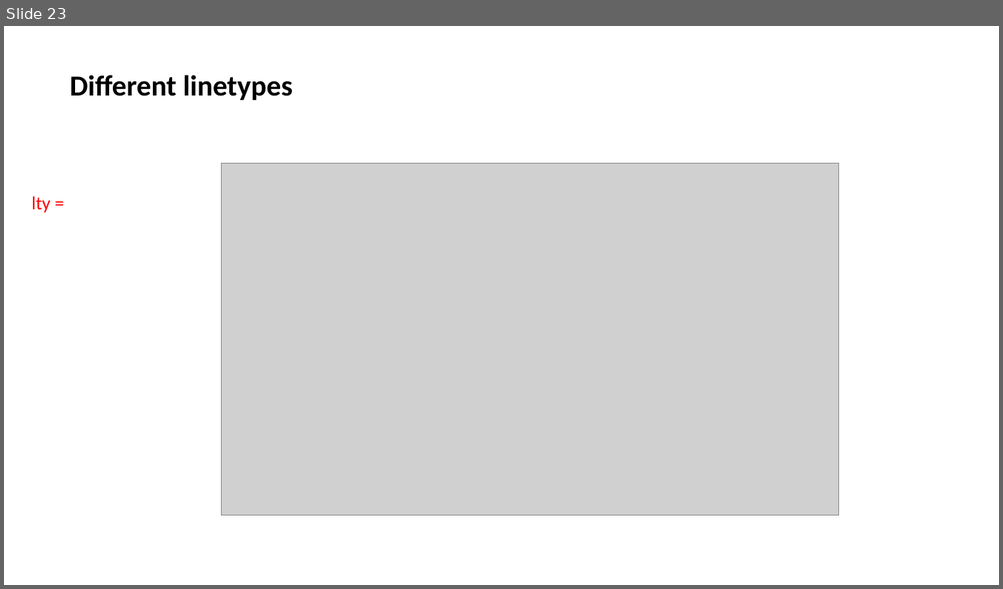
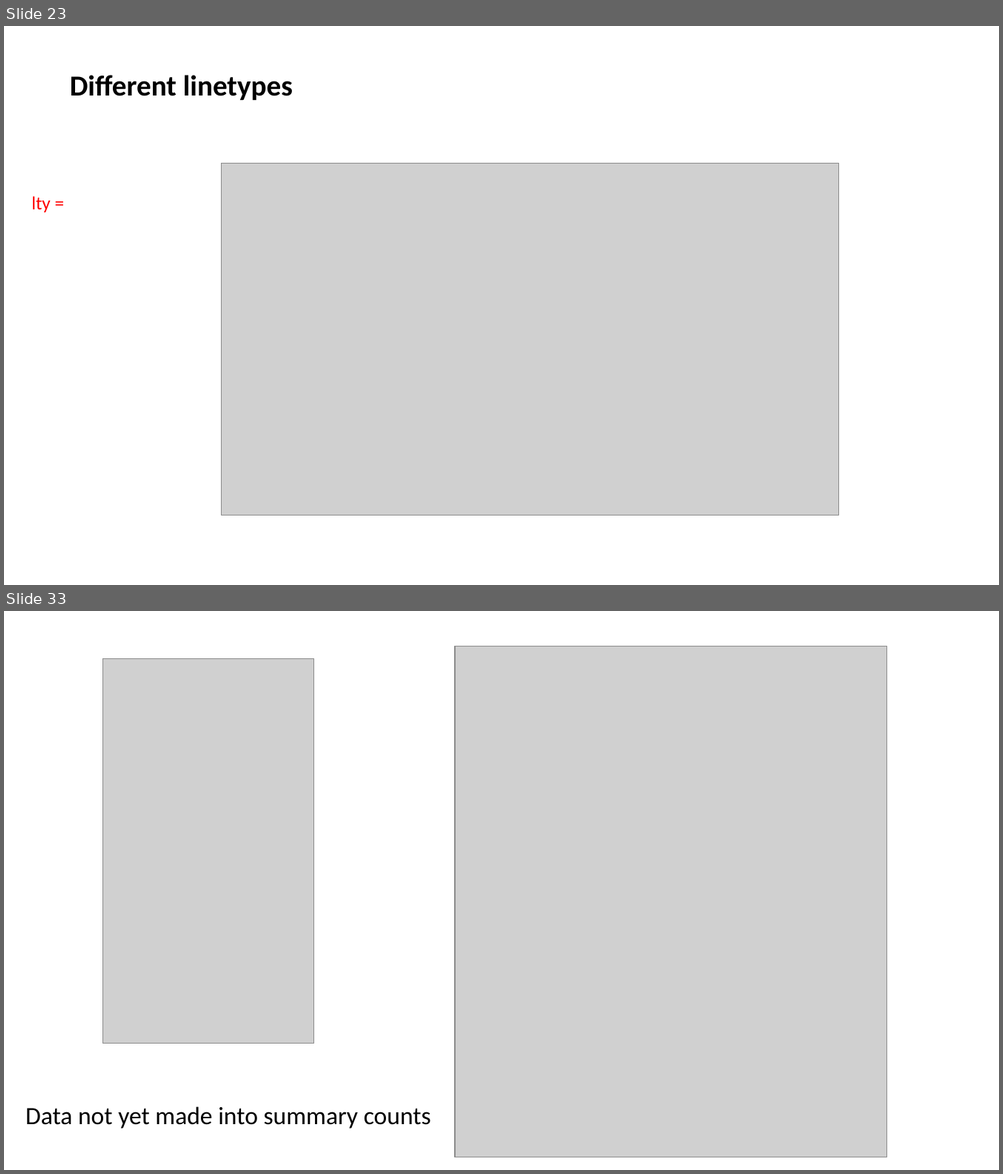
Before and after one commit to jalapic/PSY317L, a slide deck: slides/intro_ggplot2.pptx. Shown one above the other, each under a label of ours: slide 23 before the commit, slides 23 and 33 after it; the slides between them are not shown. The pictures are 1003x589 and 1003x1174 pixels, drawn with LibreOffice and Linux fonts; fonts in the diff are those of the drawing; grey boxes stand for pictures. Boxes give left, top, right and bottom in pixels: in the first picture for what was removed or moved away, otherwise in the second. Text is boxed around its words. In the diff, an @@ line names an element or a change of style, - is before the commit and + after.

```diff
--- a/slides/intro_ggplot2.pptx
+++ b/slides/intro_ggplot2.pptx
@@ slide 33 added at bbox=[4, 611, 999, 1170], background #FFFFFF @@
@@ picture added at bbox=[455, 646, 887, 1157] @@
@@ picture added at bbox=[102, 659, 313, 1045] @@
@@ text added at bbox=[25, 1107, 431, 1129], 24 pt, text #000000 @@
+Data not yet made into summary counts
```
Also in this commit, not shown: 1 slide changed, 10 other slides added, 6 other files.
